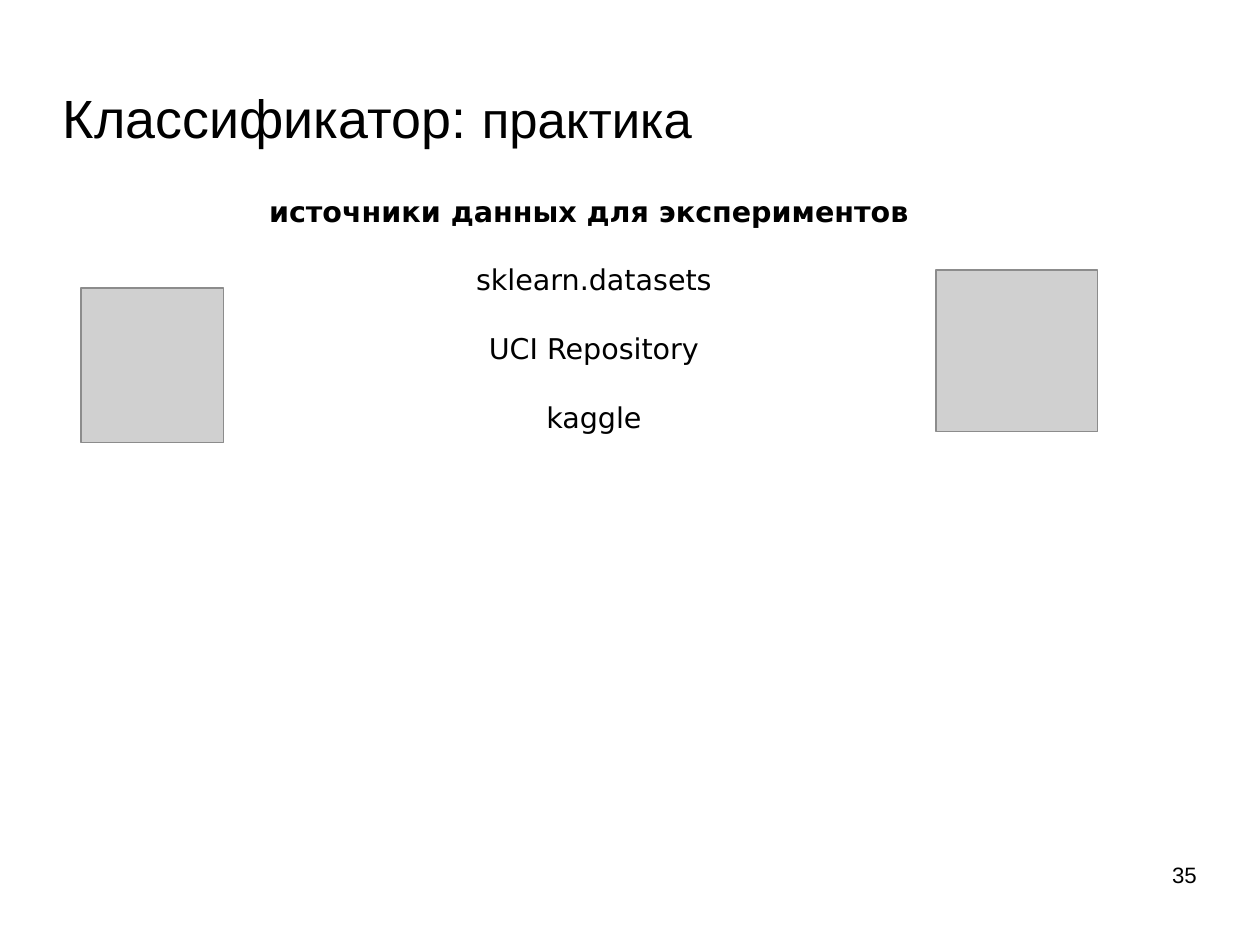
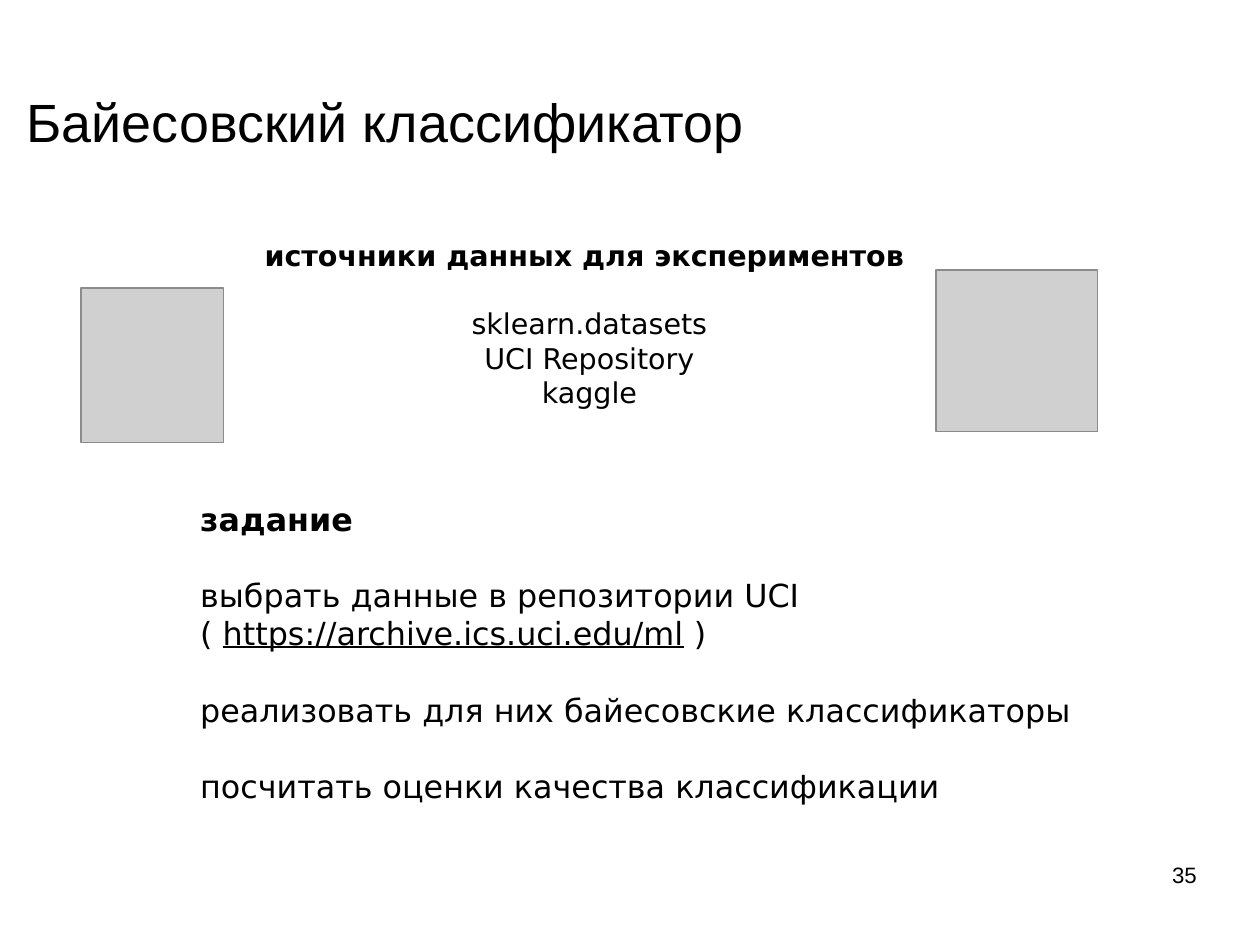
Before and after one commit to mechanoid5/ml_lectorium_legacy, a slide deck: slide 35 of 11-bayes.odp. Drawn at 1260x945 pixels with LibreOffice and Linux fonts; fonts in the diff are those of the drawing; grey boxes stand for pictures; background and template pictures are left out. Boxes give left, top, right and bottom in pixels: in the first picture for what was removed or moved away, otherwise in the second. Text is boxed around its words. In the diff, an @@ line names an element or a change of style, - is before the commit and + after.

```diff
--- a/11-bayes.odp
+++ b/11-bayes.odp
@@ title at box(27, 102, 744, 152): text changed @@
-Классификатор: практика
+Байесовский классификатор
@@ text "источники данных для экспериментов" rewrapped from box(269, 206, 908, 433) to box(265, 250, 903, 409) @@
@@ text added at box(200, 513, 1070, 805), 20 pt, text #000000 @@
+задание
+выбрать данные в репозитории UCI
+( https://archive.ics.uci.edu/ml )
+реализовать для них байесовские классификаторы
+посчитать оценки качества классификации
```
Also in this commit, not shown: 5 other slides changed, 1 other file.
